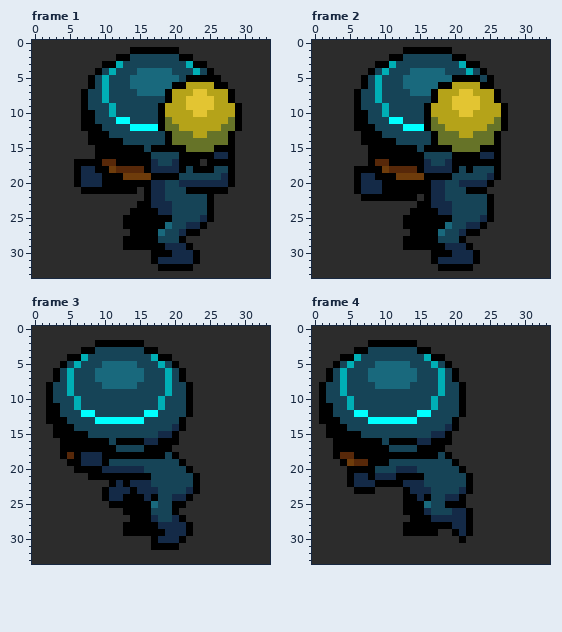
Two versions of one pixel-art file, working/playerThrow.ase. Above is the file before it was changed.
34x34 pixels, 5 frames. Shown: frame 1, frame 2, frame 3, frame 4. The commit also changed other frames, which this record leaves out.
After:
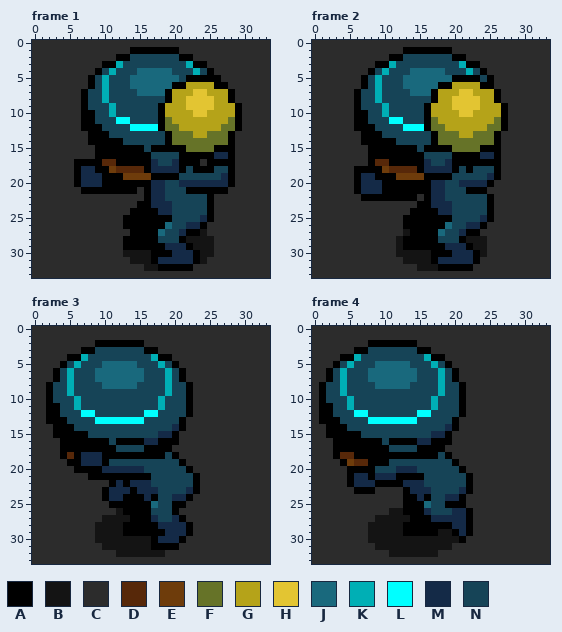
Palette (. is transparent): A #000000  B #141414  C #2c2c2c  D #572809  E #6e3c0b  F #667328  G #b5a319  H #e3c532  J #19697d  K #00afb5  L #00ffff  M #142a47  N #164457
Author's note on the commit: adjusted throwing frames in player.png
Diff:
layer "Layer 7" now shown
--- frame 1, layer "Layer 7"
@@ x 11..27 @@
 26 CCAAAAAAJNNMMACCC
-27 CCCAAAAJNNMAACCCC
-28 CCAAAAANNNACCCCCC
-29 CCAAAAAAMMMACCCCC
-30 CCCCCCAAAMMMACCCC
-31 CCCCCCAMMMMMACCCC
-32 CCCCCCCAAAAACCCCC
+27 CCCAAAAJNNMAABCCC
+28 CCAAAAANNNABBBBCC
+29 CCAAAAAAMMMABBBCC
+30 CCBBBBAAAMMMABBCC
+31 CCCBBBAMMMMMABCCC
+32 CCCCCBBAAAAACCCCC
 33 CCCCCCCCCCCCCCCCC
--- frame 2, layer "Layer 7"
@@ x 10..26 @@
 26 CCCAAAAAAJNNMMACC
-27 CCCCAAAAJNNMAACCC
-28 CCCAAAAANNNACCCCC
-29 CCCAAAAAAMMMACCCC
-30 CCCCCCCAAAMMMACCC
-31 CCCCCCCAMMMMMACCC
-32 CCCCCCCCAAAAACCCC
+27 CCCBAAAAJNNMAACCC
+28 CCBAAAAANNNABBBCC
+29 CCBAAAAAAMMMABBCC
+30 CCBBBBBAAAMMMABCC
+31 CCCBBBBAMMMMMACCC
+32 CCCCCBBBAAAAACCCC
 33 CCCCCCCCCCCCCCCCC
--- frame 3, layer "Layer 7"
@@ x 7..20 @@
 25 CCCCAAAAAAJNNA
-26 CCCCCCAAAANNNA
-27 CCCCCCCAAAMNNM
-28 CCCCCCAAAAAMMM
-29 CCCCCCAAAAAAMM
-30 CCCCCCCCCCAMMM
-31 CCCCCCCCCCAAAA
-32 CCCCCCCCCCCCCC
+26 CCCCCBAAAANNNA
+27 CCCBBBBAAAMNNM
+28 CCBBBBAAAAAMMM
+29 CCBBBBAAAAAAMM
+30 CCBBBBBBBBAMMM
+31 CCCBBBBBBBAAAA
+32 CCCCCBBBBBBBCC
 33 CCCCCCCCCCCCCC
--- frame 4, layer "Layer 7"
@@ x 6..22 @@
 25 CCCCCCCAAAJNNAAAC
-26 CCCCCCCAAAMNNNMMA
-27 CCCCCCCCAAAMMMMMA
-28 CCCCCCCAAAAAAAMMA
-29 CCCCCCCAAAAACCAMA
-30 CCCCCCCCCCCCCCCAC
-31 CCCCCCCCCCCCCCCCC
-32 CCCCCCCCCCCCCCCCC
+26 CCCCCBBAAAMNNNMMA
+27 CCCBBBBBAAAMMMMMA
+28 CCBBBBBAAAAAAAMMA
+29 CCBBBBBAAAAABBAMA
+30 CCBBBBBBBBBBBBBAC
+31 CCCBBBBBBBBBBBCCC
+32 CCCCCBBBBBBBCCCCC
 33 CCCCCCCCCCCCCCCCC
Pixel boxes of the changes (left, top, right, bottom) in both pictures:
changed: (186, 229, 214, 264)
changed: (123, 250, 158, 271)
changed: (396, 229, 438, 271)
changed: (466, 236, 487, 257)
changed: (95, 508, 165, 557)
changed: (368, 508, 459, 557)
